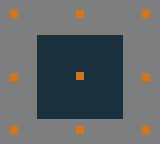
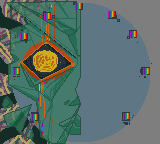
Layers edited between the first and the second 160 x 144 image:
added layer "rainbowPortals" above "portals" over [left=13, top=3, right=150, bottom=121]
added layer "portals" (95%) above "rainbow-details" over [left=13, top=2, right=152, bottom=125]
added layer "rainbow-details" above "mask_Outline" over [left=38, top=4, right=52, bottom=134]
added layer "mask_Outline" above "Shadow" over [left=2, top=1, right=81, bottom=144]
added layer "Shadow" (soft light) above "Sun eye" over [left=4, top=2, right=81, bottom=144]
added layer "Sun eye" above "inner_eye" over [left=18, top=13, right=75, bottom=118]
added layer "inner_eye" above "ranbow" over [left=23, top=44, right=71, bottom=79]
added layer "lids" above "mask_Fill" over [left=22, top=3, right=74, bottom=144]
added layer "mask_Fill" (70%) above "Ellipse 1" over [left=3, top=2, right=80, bottom=143]
added layer "Ellipse 1" above "tendrils" over [left=11, top=3, right=150, bottom=142]
added layer "tendrils" above "Layer 2" over [left=0, top=6, right=63, bottom=144]
added layer "Layer 2" above "Layer 3" over [left=0, top=0, right=69, bottom=144]
added layer "Layer 3" above "square_config" over [left=0, top=0, right=42, bottom=144]
moved "Layer 2 copy" into group "square_config" over [left=10, top=10, right=150, bottom=18]
moved "Layer 2 copy 2" into group "square_config" over [left=10, top=72, right=150, bottom=81]
moved "Layer 2 copy 3" into group "square_config" over [left=10, top=126, right=150, bottom=134]
moved "Layer 1" into group "square_config" over [left=37, top=35, right=123, bottom=119]
